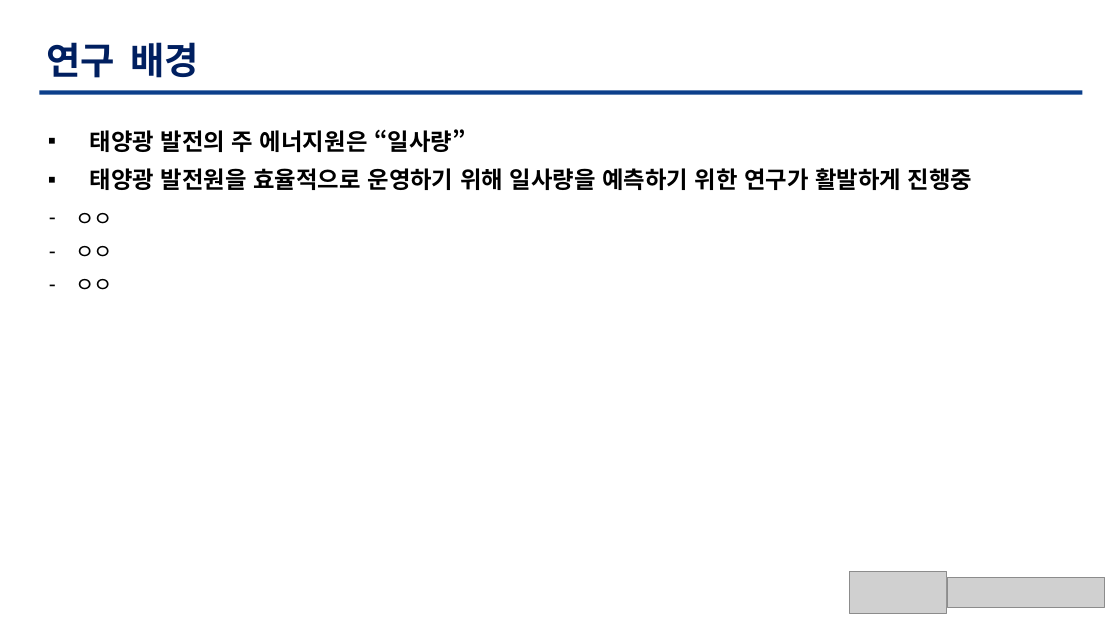
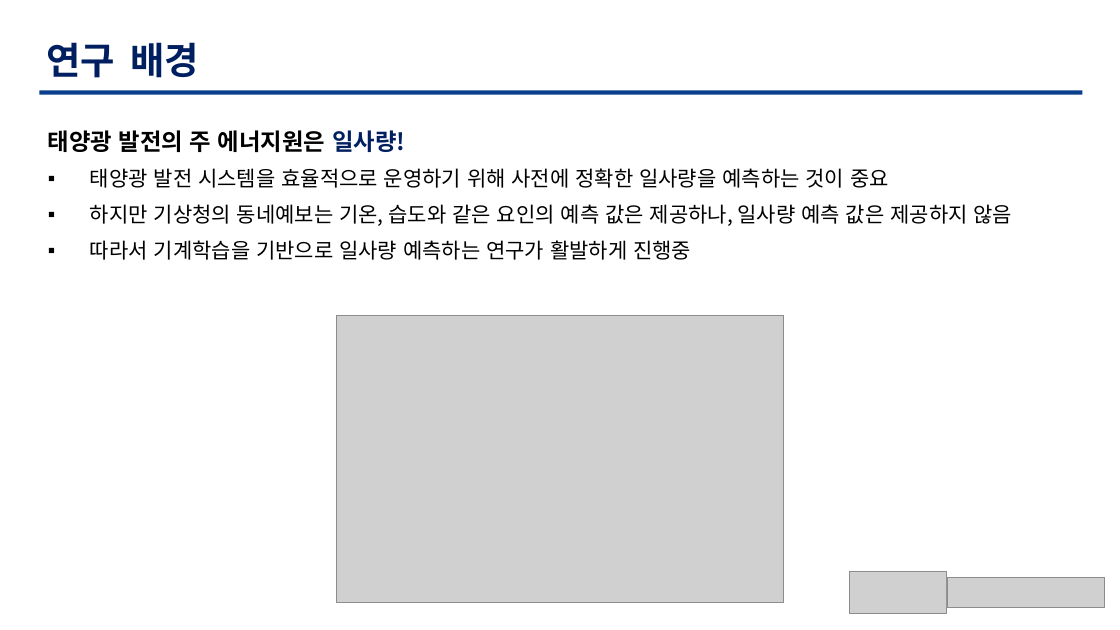
Before and after one commit to TaegyuHan/Solar_radiation_prediction_model, a slide deck: slide 5 of KICS_PT/[KICS] 모델 poster.pptx. Drawn at 1120x630 pixels with LibreOffice and Linux fonts; fonts in the diff are those of the drawing; grey boxes stand for pictures. Boxes give left, top, right and bottom in pixels: in the first picture for what was removed or moved away, otherwise in the second. Text is boxed around its words. In the diff, an @@ line names an element or a change of style, - is before the commit and + after.

```diff
--- a/KICS_PT/[KICS] 모델 poster.pptx
+++ b/KICS_PT/[KICS] 모델 poster.pptx
@@ text at box(48, 130, 1013, 260): text changed; size 20 to 18 pt; bold off @@
-▪ 태양광 발전의 주 에너지원은 “일사량”
-▪ 태양광 발전원을 효율적으로 운영하기 위해 일사량을 예측하기 위한 연구가 활발하게 진행중
+태양광 발전의 주 에너지원은 일사량!
+▪ 태양광 발전 시스템을 효율적으로 운영하기 위해 사전에 정확한 일사량을 예측하는 것이 중요
+▪ 하지만 기상청의 동네예보는 기온, 습도와 같은 요인의 예측 값은 제공하나, 일사량 예측 값은 제공하지 않음
+▪ 따라서 기계학습을 기반으로 일사량 예측하는 연구가 활발하게 진행중
@@ text removed at box(75, 213, 113, 290) @@
-– ㅇㅇ
-– ㅇㅇ
-– ㅇㅇ
@@ picture added at box(336, 315, 784, 602) @@
```
Also in this commit, not shown: 10 other slides changed, 1 slide added.
